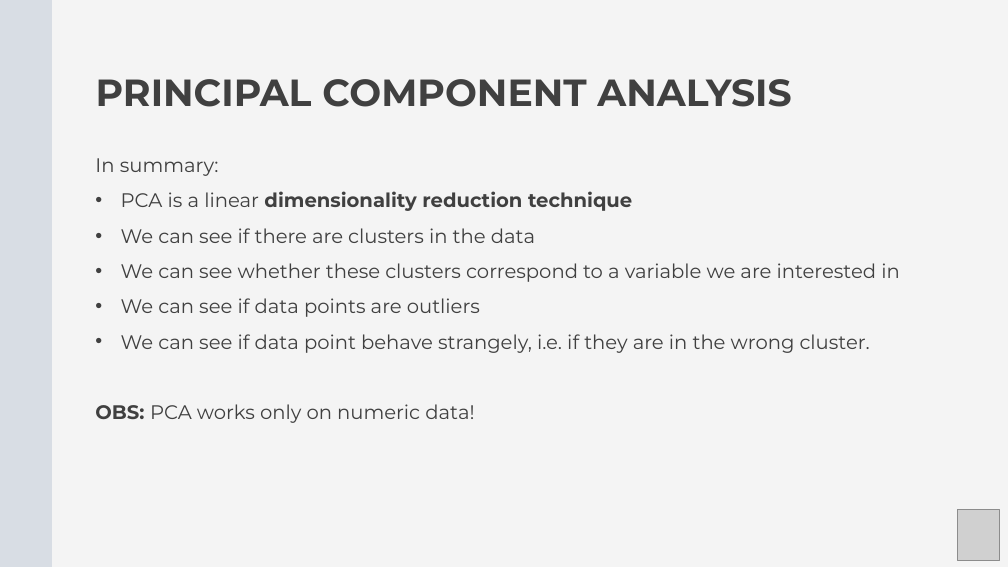
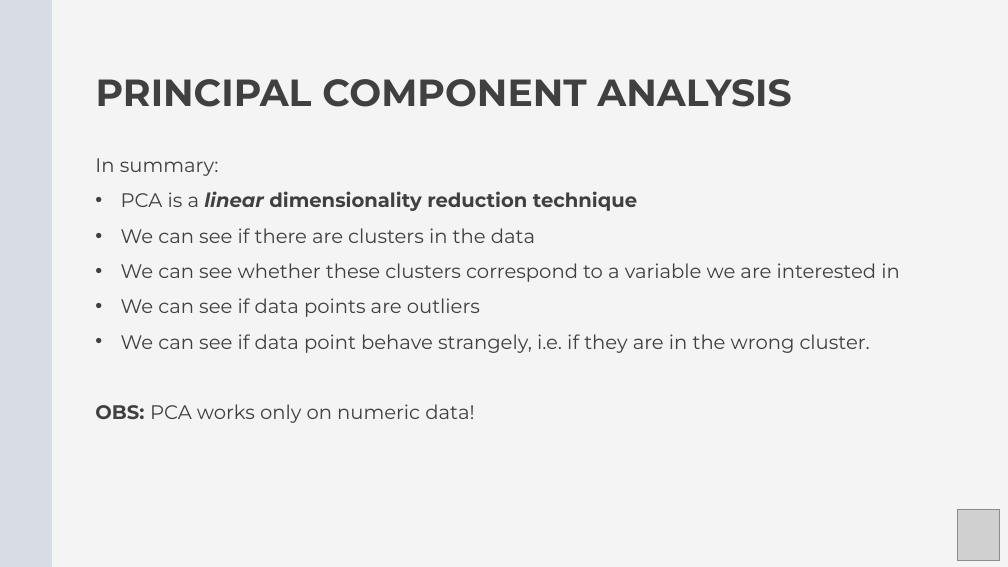
Before and after one commit to Center-for-Health-Data-Science/Foundations-of-Health-Data-Science, a slide deck: slide 12 of Slides/FHDS_Exploratory_Data_Analysis_Part2.pptx (slide 11 before the commit). Drawn at 1008x567 pixels with LibreOffice and Linux fonts; fonts in the diff are those of the drawing; grey boxes stand for pictures. Boxes give left, top, right and bottom in pixels: in the first picture for what was removed or moved away, otherwise in the second. Text is boxed around its words. In the diff, an @@ line names an element or a change of style, - is before the commit and + after.

```diff
--- a/Slides/FHDS_Exploratory_Data_Analysis_Part2.pptx
+++ b/Slides/FHDS_Exploratory_Data_Analysis_Part2.pptx
@@ text at [121,191,637,211]: bold on, italic on in "linear" @@
```
Also in this commit, not shown: 15 other slides changed, 2 slides added, 1 slide removed, 1 other file.
